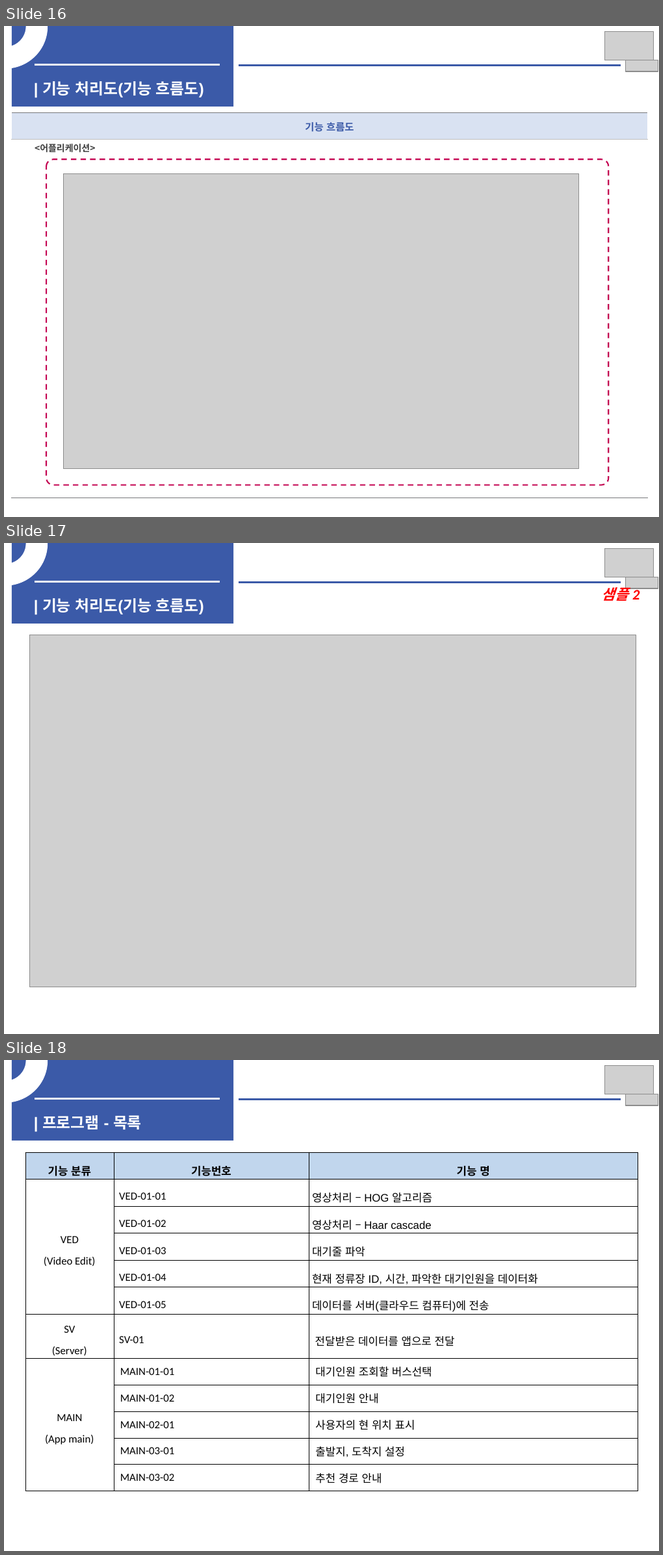
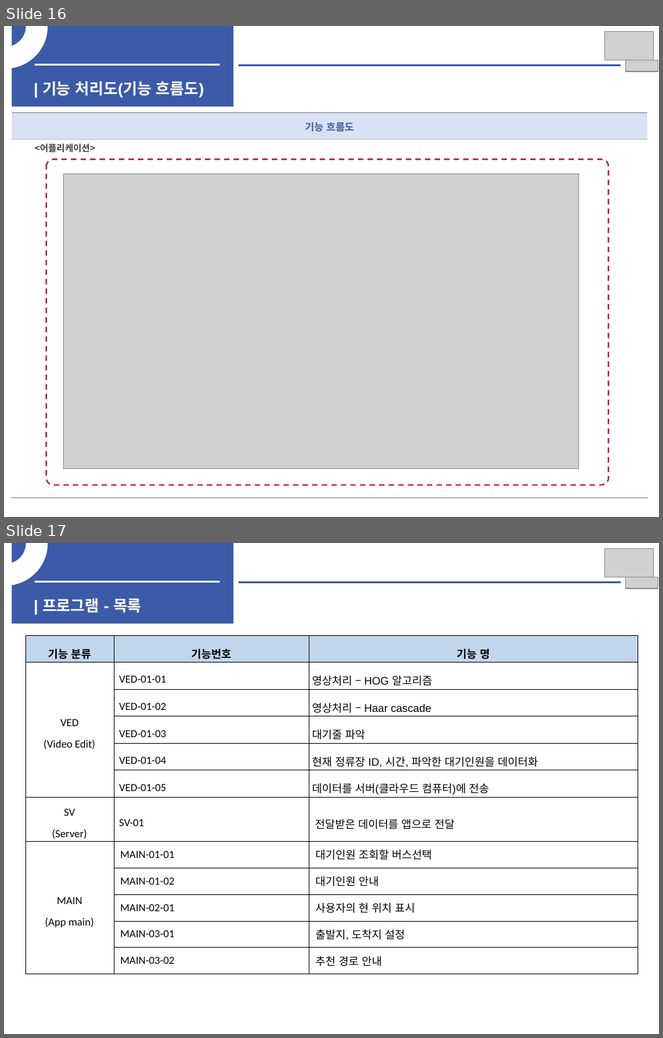
Before and after one commit to woojin1027/THE-FACO, a slide deck: 중간보고서/중간보고서.pptx. Shown one above the other, each under a label of ours: slides 16, 17 and 18 before the commit, slides 16 and 17 after it. The pictures are 663x1555 and 663x1038 pixels, drawn with LibreOffice and Linux fonts; fonts in the diff are those of the drawing; grey boxes stand for pictures. Boxes give left, top, right and bottom in pixels: in the first picture for what was removed or moved away, otherwise in the second. Text is boxed around its words. In the diff, an @@ line names an element or a change of style, - is before the commit and + after.

```diff
--- a/중간보고서/중간보고서.pptx
+++ b/중간보고서/중간보고서.pptx
@@ slide 17 removed at <box>4,543,659,1034</box>, background #FFFFFF @@
@@ arch (boxed as its full ring) removed at <box>4,543,48,586</box> @@
@@ rectangle removed at <box>12,543,234,624</box> @@
@@ picture removed at <box>605,549,653,577</box> @@
@@ line removed from (34, 581) to (220, 581) @@
@@ picture removed at <box>626,577,659,589</box> @@
@@ text removed at <box>42,598,204,615</box> @@
-| 기능 처리도(기능 흐름도)
@@ line removed from (239, 582) to (621, 582) @@
@@ text removed at <box>602,584,640,601</box> @@
-샘플 2
@@ picture removed at <box>29,635,636,987</box> @@
@@ what was slide 18 is now slide 17 @@
```
Also in this commit, not shown: 2 slides changed.
